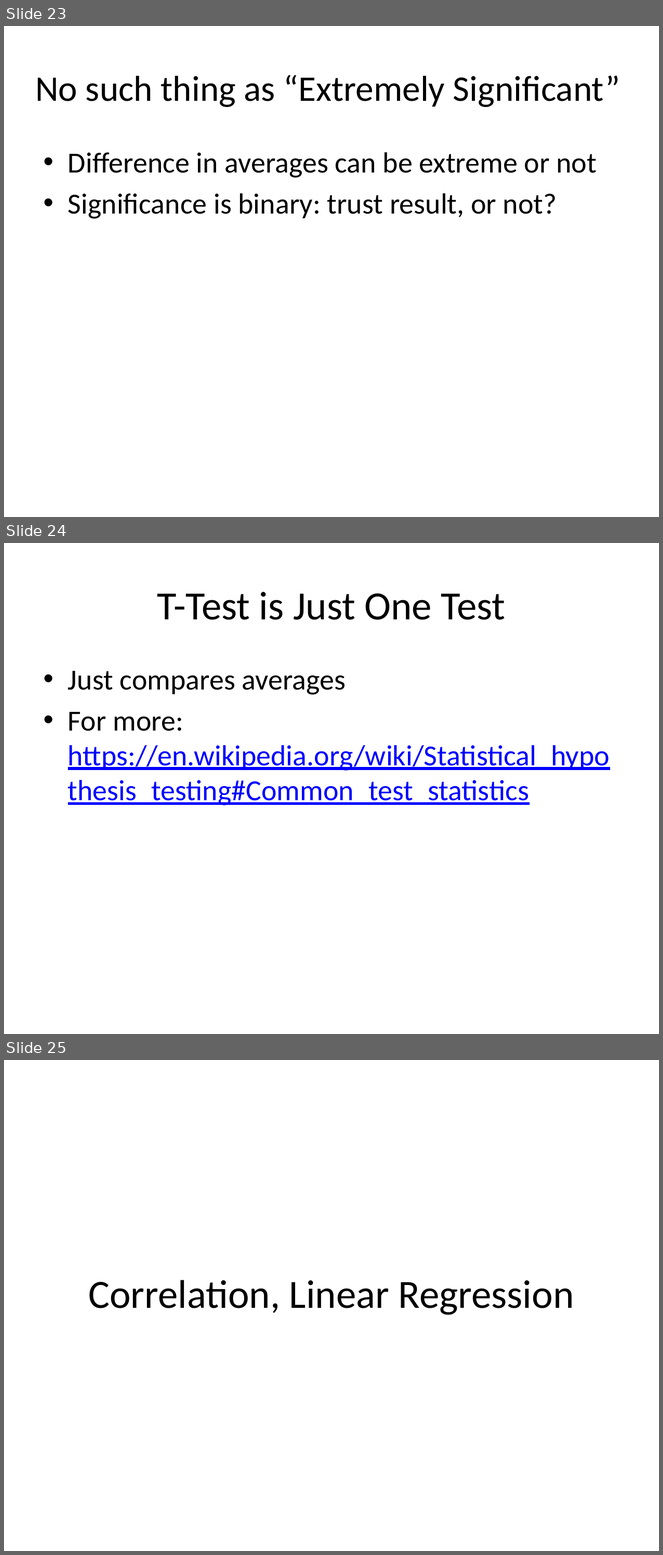
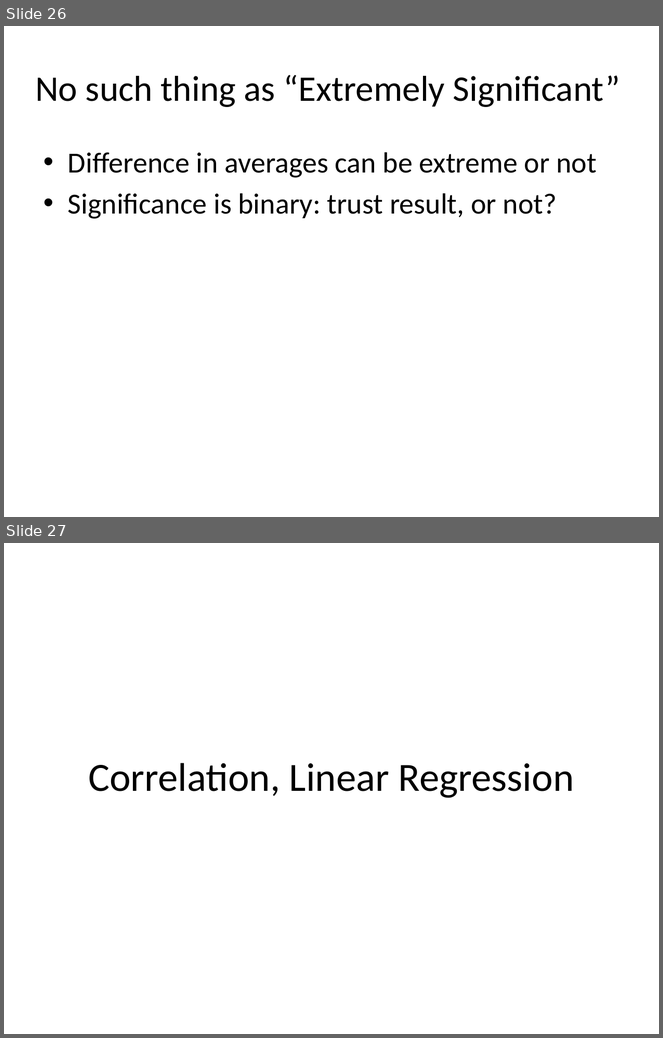
Before and after one commit to dataiap/dataiap, a slide deck: lectures/day3.pptx. Shown one above the other, each under a label of ours: slides 23, 24 and 25 before the commit, slides 26 and 27 after it. The pictures are 663x1555 and 663x1038 pixels, drawn with LibreOffice and Linux fonts; fonts in the diff are those of the drawing. Boxes give left, top, right and bottom in pixels: in the first picture for what was removed or moved away, otherwise in the second. Text is boxed around its words. In the diff, an @@ line names an element or a change of style, - is before the commit and + after.

```diff
--- a/lectures/day3.pptx
+++ b/lectures/day3.pptx
@@ slide 24 removed at box(4, 543, 659, 1034), background #FFFFFF @@
@@ title removed at box(157, 592, 506, 620) @@
-T-Test is Just One Test
@@ text removed at box(68, 671, 610, 806) @@
-• Just compares averages
-• For more: https://en.wikipedia.org/wiki/Statistical_hypothesis_testing#Common_test_statistics
@@ what was slide 23 is now slide 26 @@
@@ what was slide 25 is now slide 27 @@
```
Also in this commit, not shown: 4 slides changed, 4 slides added, 1 other slide removed.
